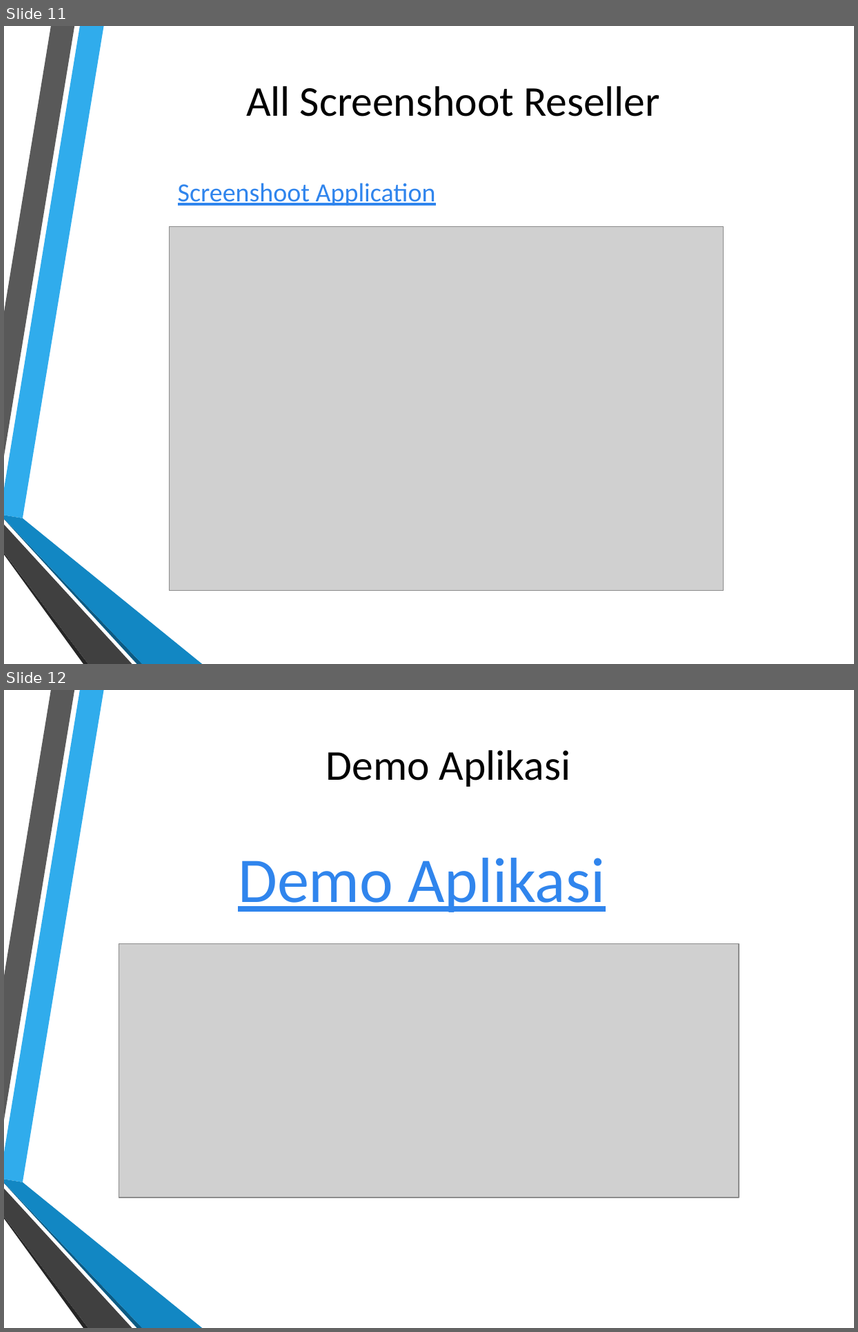
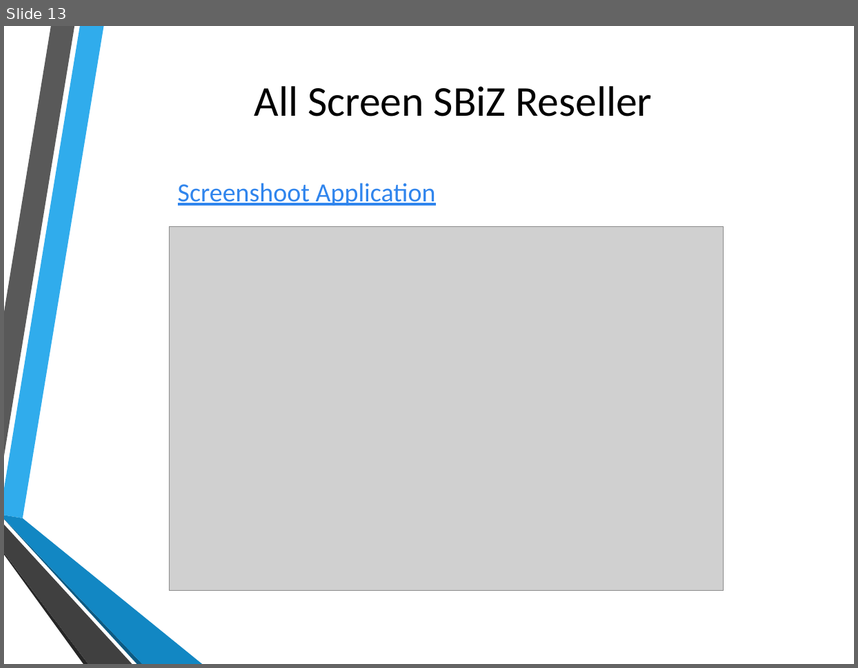
Before and after one commit to dendie851/sbiz-php, a slide deck: presentation/slide-presentation.pptx. Shown one above the other, each under a label of ours: slides 11 and 12 before the commit, slide 13 after it. The pictures are 858x1332 and 858x668 pixels, drawn with LibreOffice and Linux fonts; fonts in the diff are those of the drawing; grey boxes stand for pictures; background and template pictures are left out. Boxes give left, top, right and bottom in pixels: in the first picture for what was removed or moved away, otherwise in the second. Text is boxed around its words. In the diff, an @@ line names an element or a change of style, - is before the commit and + after.

Commit message:
add: database demo

```diff
--- a/presentation/slide-presentation.pptx
+++ b/presentation/slide-presentation.pptx
@@ slide 12 removed at [4, 690, 854, 1328], background picture (left out); not listed: 6 template elements that a slide beside it also shows @@
@@ title removed at [326, 750, 571, 787] @@
-Demo Aplikasi
@@ text removed at [238, 858, 605, 912] @@
-Demo Aplikasi
@@ picture removed at [119, 943, 738, 1198] @@
@@ what was slide 11 is now slide 13 @@
@@ slide 13 changed as well @@
@@ title at [254, 86, 652, 116]: text changed @@
-All Screenshoot Reseller
+All Screen SBiZ Reseller
```
Also in this commit, not shown: 8 other slides changed, 4 slides added, 3 other slides removed, 3 other files.
